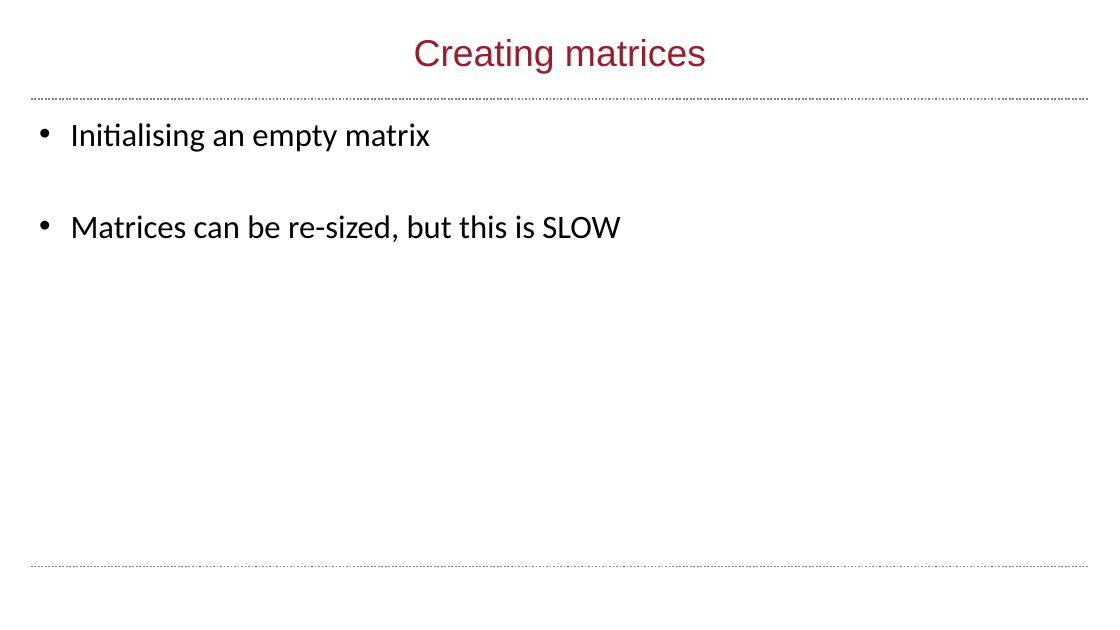
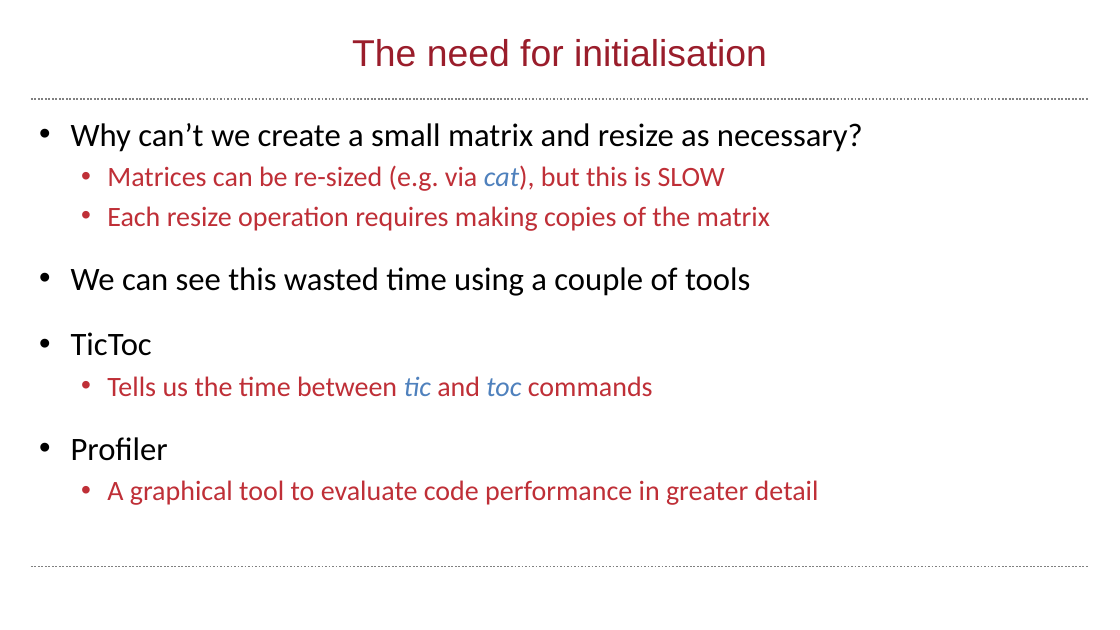
Before and after one commit to wbif-bristol/MATLAB-course, a slide deck: slide 13 of Session 2 - Matrices and image processing/MATLAB Session 2.pptx (slide 10 before the commit). Drawn at 1120x630 pixels with LibreOffice and Linux fonts; fonts in the diff are those of the drawing; background and template pictures are left out. Boxes give left, top, right and bottom in pixels: in the first picture for what was removed or moved away, otherwise in the second. Text is boxed around its words. In the diff, an @@ line names an element or a change of style, - is before the commit and + after.

```diff
--- a/Session 2 - Matrices and image processing/MATLAB Session 2.pptx
+++ b/Session 2 - Matrices and image processing/MATLAB Session 2.pptx
@@ title at (x1=352, y1=39, x2=767, y2=67): text changed @@
-Creating matrices
+The need for initialisation
@@ text at (x1=71, y1=123, x2=863, y2=505): text changed; size 28 to 24 pt; text colour #000000 to #BF2F37 @@
-• Initialising an empty matrix
-• Matrices can be re-sized, but this is SLOW
+• Why can’t we create a small matrix and resize as necessary?
+  • Matrices can be re-sized (e.g. via cat), but this is SLOW
+  • Each resize operation requires making copies of the matrix
+• We can see this wasted time using a couple of tools
+• TicToc
+  • Tells us the time between tic and toc commands
+• Profiler
+  • A graphical tool to evaluate code performance in greater detail
```
Also in this commit, not shown: 3 other slides changed, 4 slides added, 3 slides removed, 3 other files.
